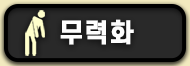
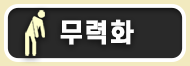
Two versions of the same layered image (190×66). Layer-by-layer changes:
painted on "모서리가 둥근 직사각형 1" over [left=4, top=4, right=186, bottom=62]
